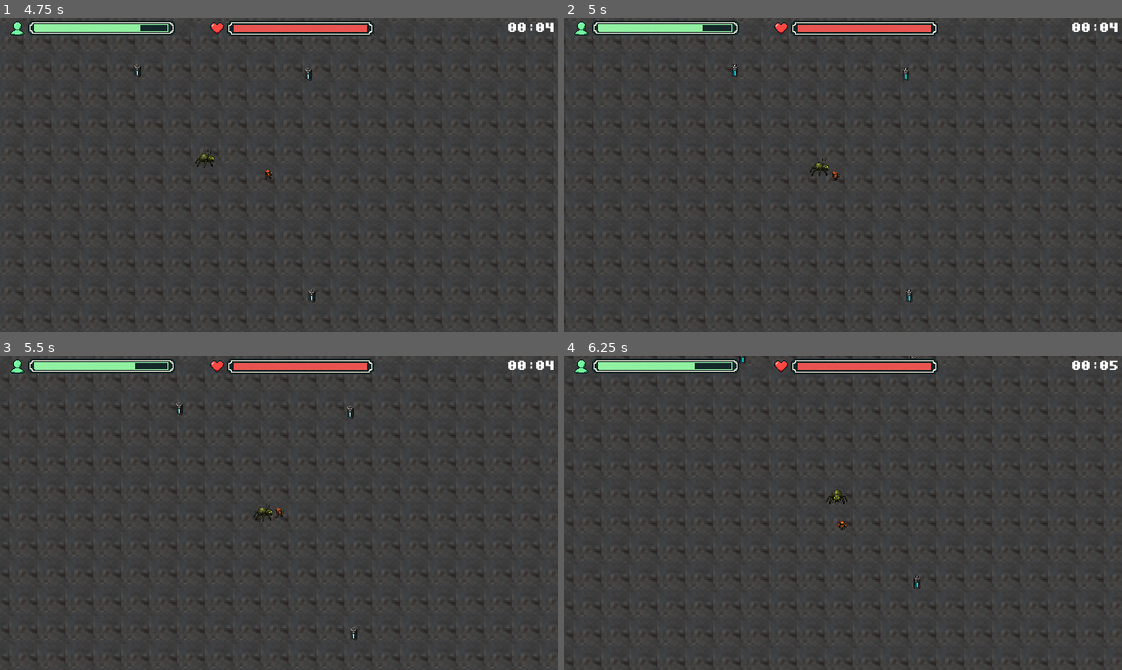
Above: before the commit, frames 1-4 (two rows, left to right).
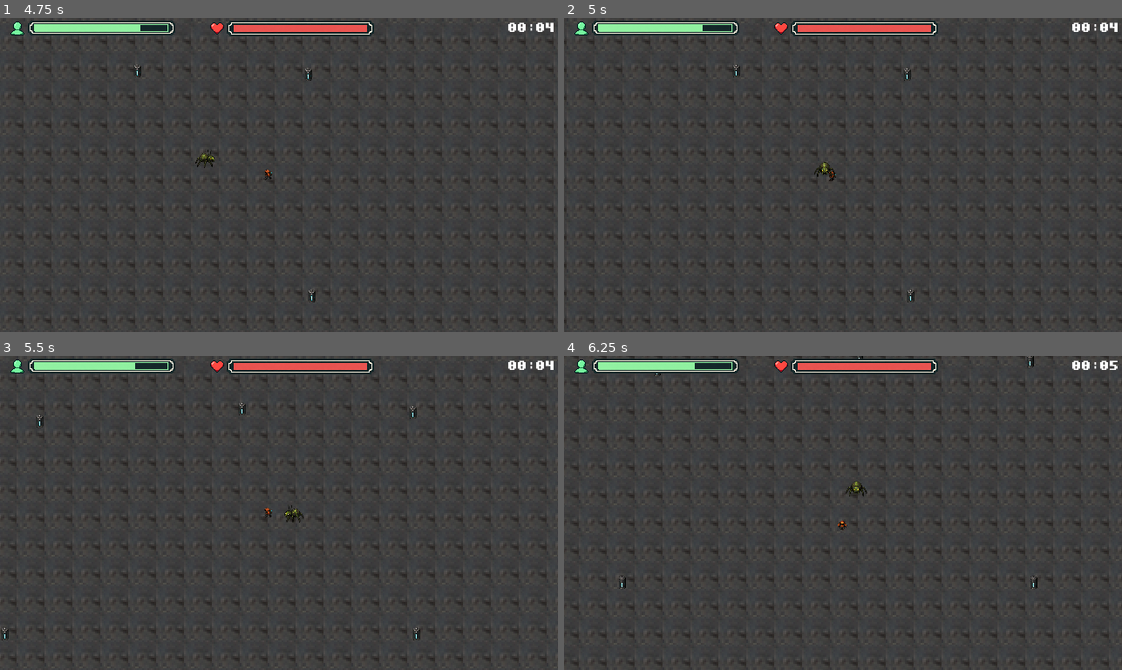
Above: after the commit, the same moments.

Repository: DevLucasOnly/DevLucasOnly-SurviveGD-Prototipo-de-Sobrevivencia-2D
Game: Godot game, scene res://scenes/main_menu.tscn
Same seed, same stepped clock (60 frames per second), same inputs: the game is played once before the commit and once after it.
Inputs (mouse positions are in pixels of both pictures, inside the frame that each line leads up to):
- Up to frame 1 (4.75 s): click (284, 218) at 0.5 s; tap Enter at 1.25 s; move the mouse to (401, 159) at 1.27 s; press the mouse at (401, 159) at 1.28 s; hold D (move_right) 1.28-2.03 s; move the mouse to (167, 190) at 2.02 s; release the mouse at (167, 190) at 2.03 s; hold S (move_down) 2.03-2.78 s; click (167, 190) at 2.1 s; move the mouse to (334, 105) at 2.77 s; press the mouse at (334, 105) at 2.78 s; hold D (move_right) 2.78-3.53 s; move the mouse to (251, 237) at 3.52 s; release the mouse at (251, 237) at 3.53 s; hold W (move_up) 3.53-4.28 s; click (251, 237) at 3.6 s; move the mouse to (446, 222) at 4.27 s; press the mouse at (446, 222) at 4.28 s; hold A (move_left) from 4.28 s (still down)
- Up to frame 2 (5 s): keep holding A (move_left)
- Up to frame 3 (5.5 s): keep holding A (move_left); move the mouse to (111, 465) at 5.02 s; release the mouse at (111, 465) at 5.03 s; click (111, 465) at 5.1 s
- Up to frame 4 (6.25 s): move the mouse to (870, 513) at 5.77 s; release A (move_left) at 5.78 s; press the mouse at (870, 513) at 5.78 s; hold S (move_down) from 5.78 s (still down)

Frame 1 is identical in both runs. In frame 2, 0.4% of the frame differs, in the area x 0-96%, y 7-98%; in frame 3, 1.9%; in frame 4, 2.3%, in the area x 0-100%, y 0-99%.

Commit message:
Adicionado HitBox ao inimigo

Diff:
--- a/scenes/inimigo.tscn
+++ b/scenes/inimigo.tscn
@@ -3,9 +3,6 @@
 [ext_resource type="Script" uid="uid://wfqrpt5pipi3" path="res://scripts/inimigo.gd" id="1_61lki"]
 [ext_resource type="Texture2D" uid="uid://bxh8k2kcdxc2k" path="res://assets/Player/insectoides.png" id="2_21tsg"]
 [ext_resource type="AudioStream" uid="uid://wppj87tyfxpc" path="res://audio/Insectoide_Passos_Loop.wav" id="3_21tsg"]
-
-[sub_resource type="CircleShape2D" id="CircleShape2D_snp6e"]
-radius = 5.0
 
 [sub_resource type="Animation" id="Animation_4er16"]
 length = 0.001
@@ -95,6 +92,9 @@
 &"up": SubResource("Animation_4v6kx")
 }
 
+[sub_resource type="CircleShape2D" id="CircleShape2D_snp6e"]
+radius = 5.0
+
 [node name="Inimigo" type="CharacterBody2D" unique_id=1514004947]
 motion_mode = 1
 script = ExtResource("1_61lki")
@@ -110,13 +110,15 @@
 region_enabled = true
 region_rect = Rect2(0, 329.05518, 1254, 312.83997)
 
-[node name="CollisionShape2D" type="CollisionShape2D" parent="." unique_id=66543122]
-position = Vector2(0, 2)
-shape = SubResource("CircleShape2D_snp6e")
-
 [node name="SFXPlayer" type="AudioStreamPlayer2D" parent="." unique_id=78537594]
 stream = ExtResource("3_21tsg")
 max_distance = 400.0
 
 [node name="AnimationPlayer" type="AnimationPlayer" parent="." unique_id=2075031018]
 libraries/ = SubResource("AnimationLibrary_rmr57")
+
+[node name="Hitbox" type="Area2D" parent="." unique_id=1996568289]
+
+[node name="CollisionShape2D" type="CollisionShape2D" parent="Hitbox" unique_id=66543122]
+position = Vector2(0, 2)
+shape = SubResource("CircleShape2D_snp6e")
